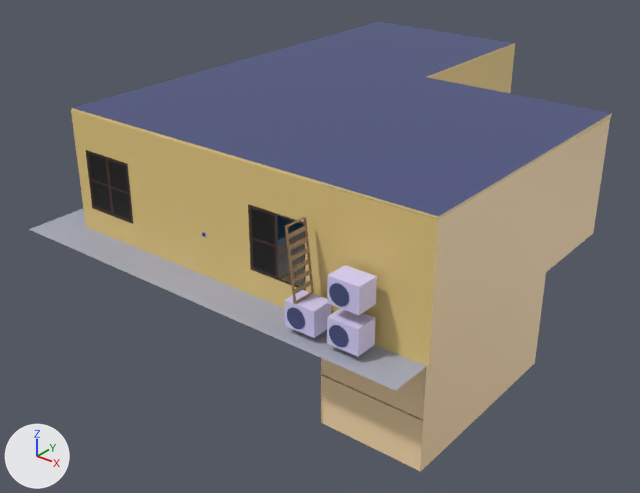
The Blender file Materials/MapLevel02.blend, before and after one commit.
The view is the same before and after, from a 50 mm camera at (7.13, -19.58, 9.19) aimed at (-6.27, -2.83, -1.19). The axes (+X, +Y, +Z) are drawn at lower left. The lights are the same throughout.

The first picture shows 'AirConditioner.001', 'AirConditioner.002', 'AirConditioner.004', 'Ceiling', 'FloorWall', 'FloorWall.003', 'StairSteel', 'Window.002', 'Window.003'.
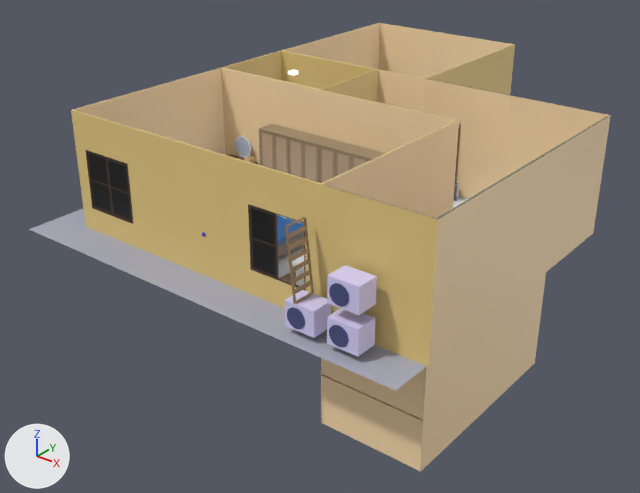
Where the change shows, as pixel boxes (x1, y1, x2, y2) in the pictures (640 x 493 px):
'Ceiling', hidden (blue): before (72, 22, 612, 219)
'Wardrobe.001', unchanged, uncovered by the edit: after (259, 124, 331, 183)
'Wardrobe.002', unchanged, uncovered by the edit: after (319, 139, 385, 183)

Diff of the bpy script that builds the scene:
```diff
--- a/Materials/MapLevel02.blend.py
+++ b/Materials/MapLevel02.blend.py
@@ ob_ceiling @@
 ob_ceiling.location = (0.0, 0.0, 0.05)
+ob_ceiling.hide_set(True)
```
